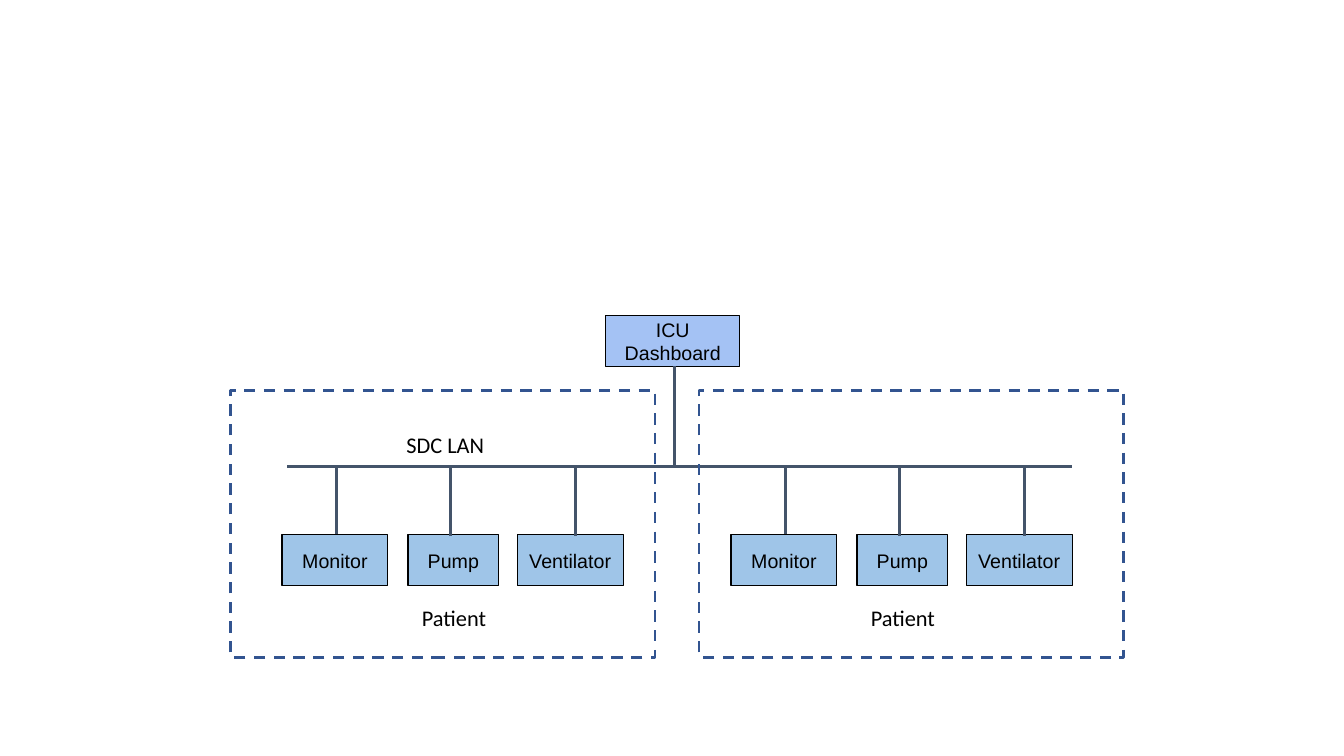
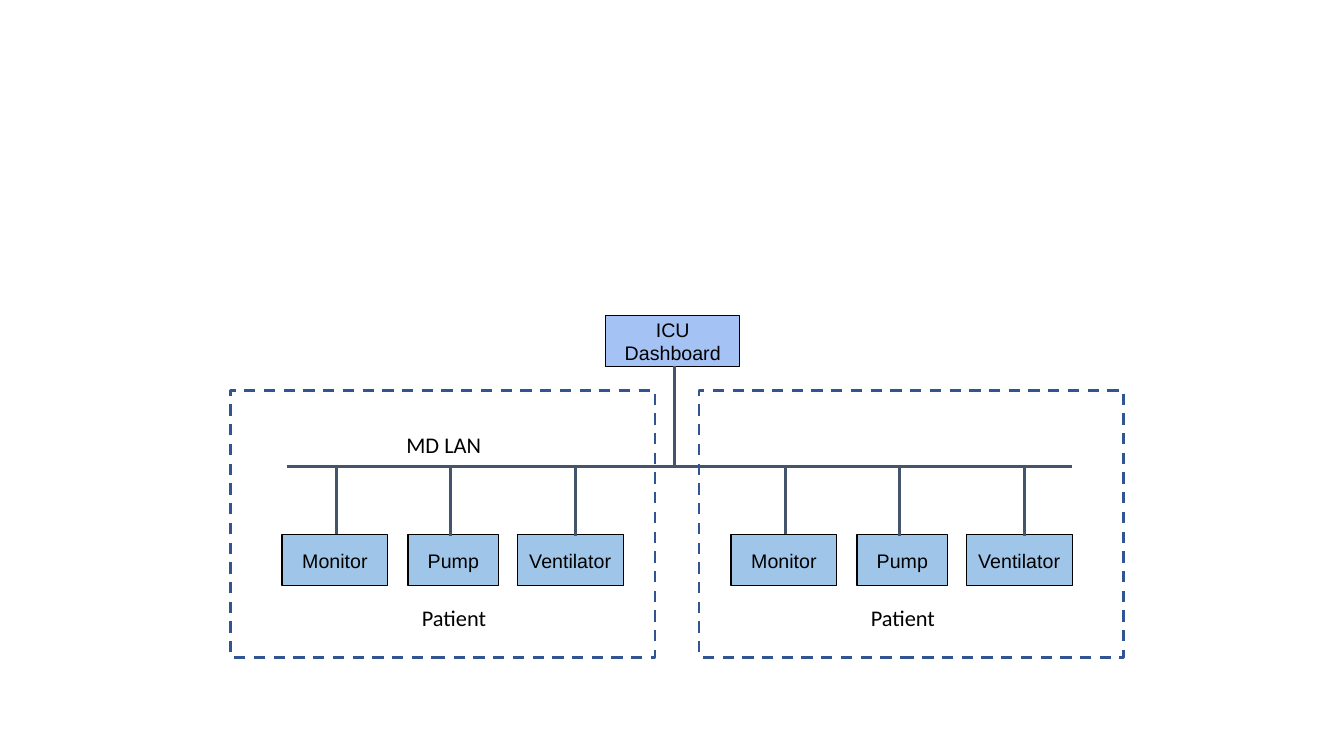
Before and after one commit to IHE/sdpi-fhir, a slide deck: slide 1 of SDPi_Supplement/sources/vol1-diagram-use-case-sicdmp-tech-view.pptx. Drawn at 1344x756 pixels with LibreOffice and Linux fonts; fonts in the diff are those of the drawing. Boxes give left, top, right and bottom in pixels: in the first picture for what was removed or moved away, otherwise in the second. Text is boxed around its words. In the diff, an @@ line names an element or a change of style, - is before the commit and + after.

```diff
--- a/SDPi_Supplement/sources/vol1-diagram-use-case-sicdmp-tech-view.pptx
+++ b/SDPi_Supplement/sources/vol1-diagram-use-case-sicdmp-tech-view.pptx
@@ text at bbox=[406, 438, 481, 453]: text changed @@
-SDC LAN
+MD LAN
```
Also in this commit, not shown: 11 other files.
